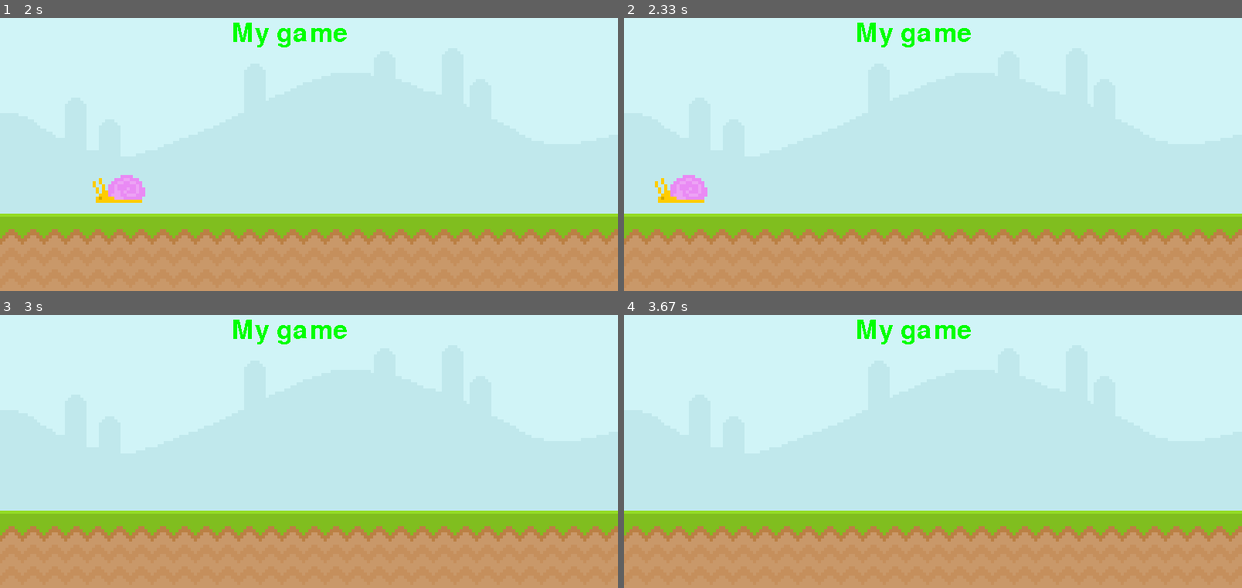
Above: before the commit, frames 1-4 (two rows, left to right).
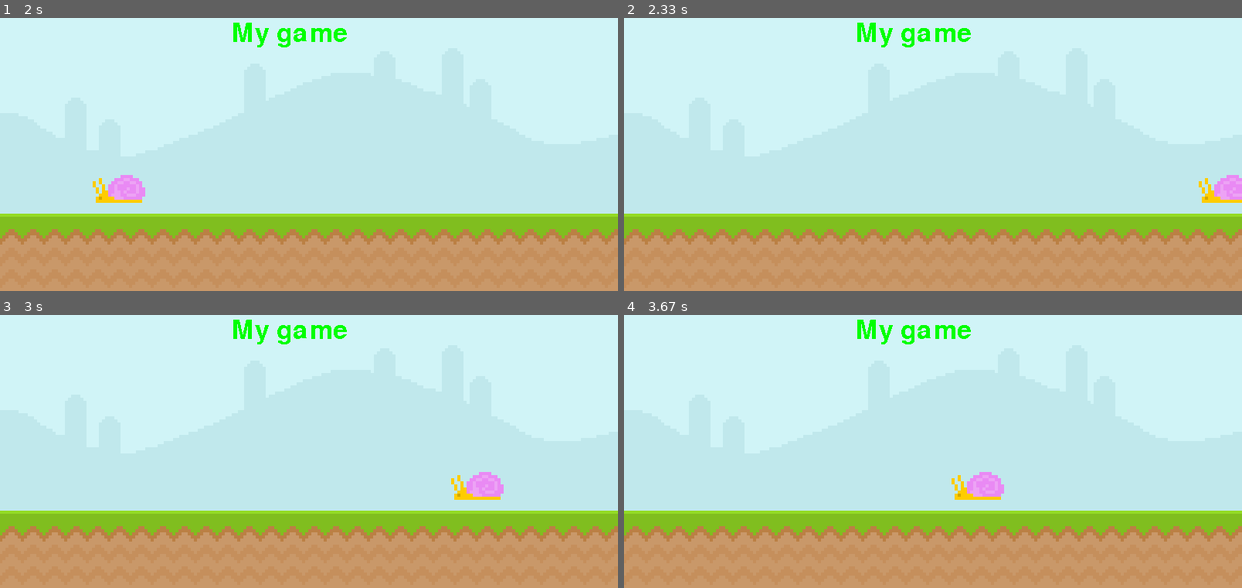
Above: after the commit, the same moments.

Repository: AJHS-Kelley/8b-ajhs-game-programming-23-24-MarcusJBrunson
Game: pygame game, started from gameProgramming/cohort_lessons/dnaGame/08_ultimatePygame/windowClock.py
The game is run twice, just before and just after one commit, with the same random seed, the same clock (stepped at 60 frames per second) and the same inputs.
Inputs:
- Up to frame 1 (2 s): no input
- Up to frame 2 (2.33 s): no input
- Up to frame 3 (3 s): no input
- Up to frame 4 (3.67 s): no input

Frame 1 is identical in both runs. In frame 2, 1.2% of the frame differs, in the area x 5-100%, y 57-68%; in frame 3, 0.6%; in frame 4, 0.6%.

Commit message:
Update windowClock.py

Diff:
--- a/gameProgramming/cohort_lessons/dnaGame/08_ultimatePygame/windowClock.py
+++ b/gameProgramming/cohort_lessons/dnaGame/08_ultimatePygame/windowClock.py
@@ -7,12 +7,14 @@
 Clock = pygame.time.Clock()
 test_font = pygame.font.Font(None, 50)
 
-sky_surface = pygame.image.load('img/ultimatePygame/Sky.png')
-ground_surface = pygame.image.load('img/ultimatePygame/ground.png')
+sky_surface = pygame.image.load('img/ultimatePygame/Sky.png').convert()
+ground_surface = pygame.image.load('img/ultimatePygame/ground.png').convert()
 text_surface = test_font.render('My game', False, 'Green')
 
-snail_surface = pygame.image.load('img/ultimatePygame/snail1.png')
+snail_surface = pygame.image.load('img/ultimatePygame/snail1.png').convert_alpha()
 snail_x_pos = 600
+
+player_surface = pygame.image.load('img/ultimatePygame/player_walk_1.png').convert_alpha
 
 while True:
     for event in pygame.event.get():
@@ -24,6 +26,7 @@
     screen.blit(ground_surface,(0,300))
     screen.blit(text_surface,(300,50))
     snail_x_pos -= 4
+    if snail_x_pos < 100: snail_x_pos = 800
     screen.blit(snail_surface,(snail_x_pos,250))
 
     pygame.display.update()
